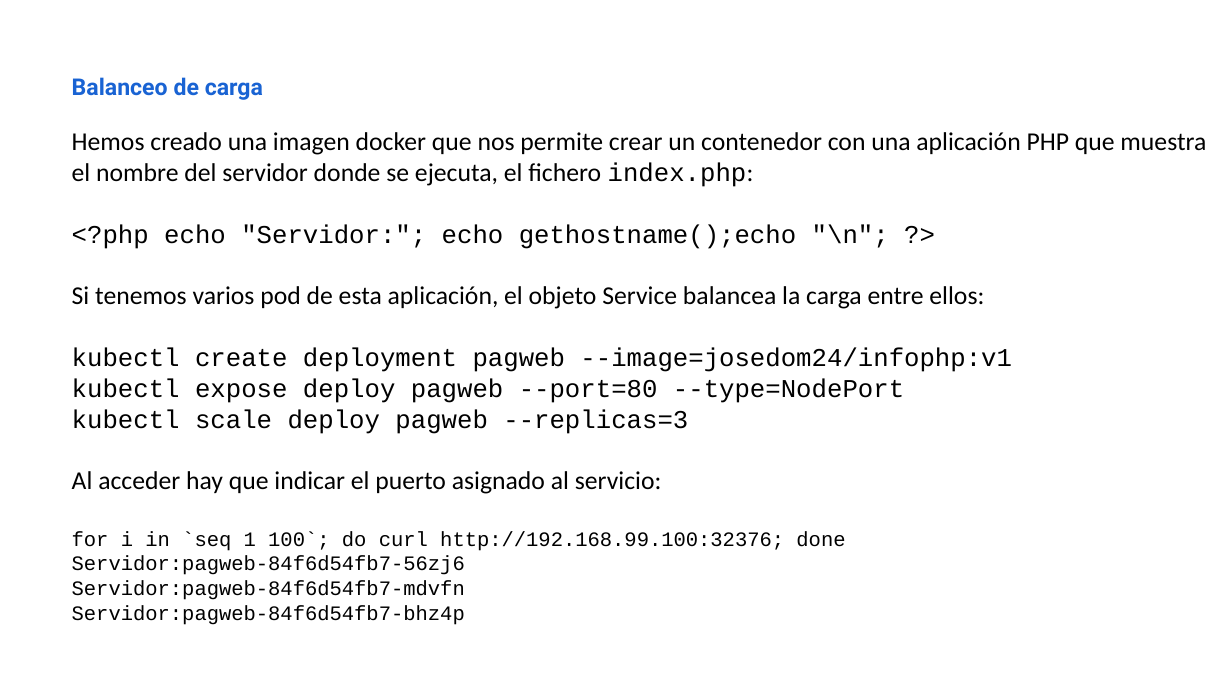
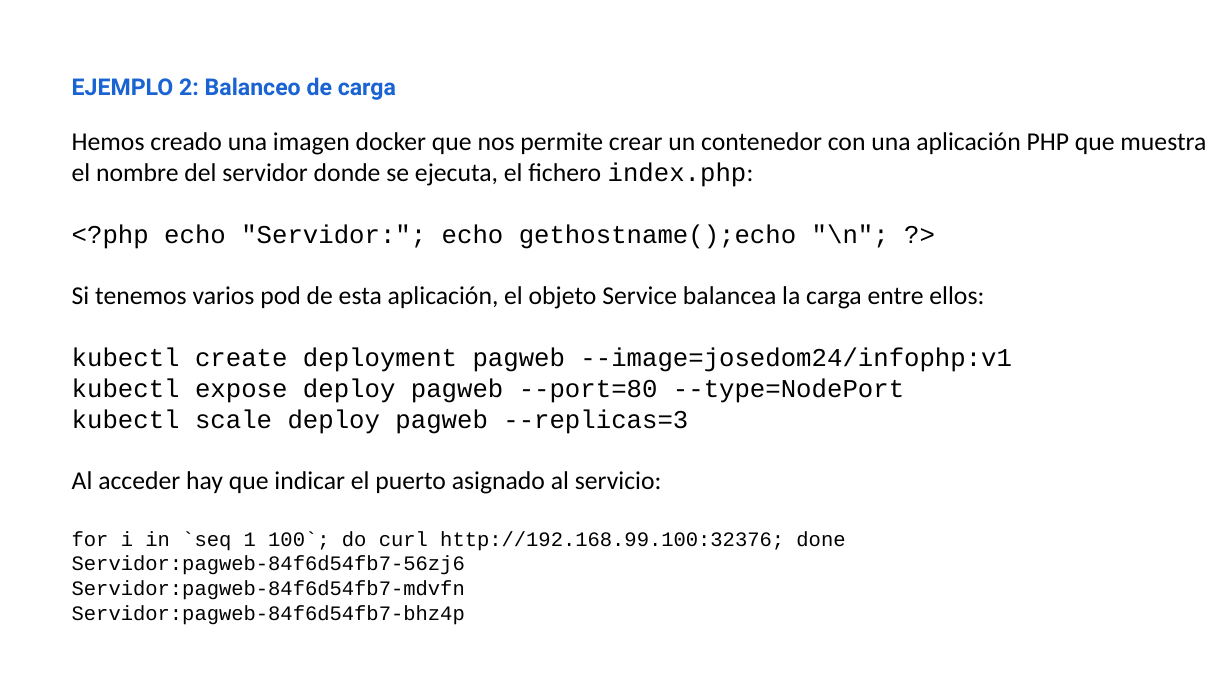
Before and after one commit to iesgn/curso_kubernetes_2020, a slide deck: slide 3 of unidad4/presentacion_unidad4.odp. Drawn at 1232x693 pixels with LibreOffice and Linux fonts; fonts in the diff are those of the drawing. Boxes give left, top, right and bottom in pixels: in the first picture for what was removed or moved away, otherwise in the second. Text is boxed around its words. In the diff, an @@ line names an element or a change of style, - is before the commit and + after.

Commit message:
Reordeno ejemplos unidad 4

```diff
--- a/unidad4/presentacion_unidad4.odp
+++ b/unidad4/presentacion_unidad4.odp
@@ text at [72, 77, 396, 100]: text changed @@
-Balanceo de carga
+EJEMPLO 2: Balanceo de carga
```
Also in this commit, not shown: 3 other slides changed, 1 slide added, 22 other files.
